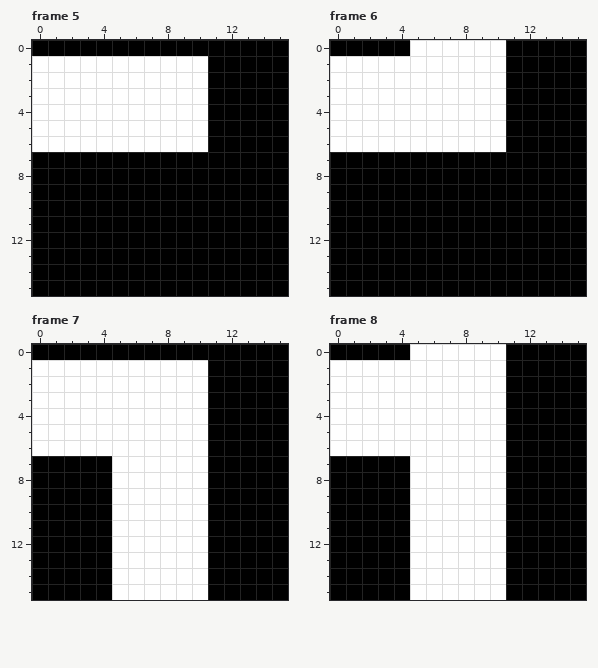
File history of a pixel-art file, .project/art/walls.aseprite. Above is the file before it was changed.
16x16 pixels, 16 frames. Shown: frame 5, frame 6, frame 7, frame 8. The commit also changed other frames, which this record leaves out.
And afterwards:
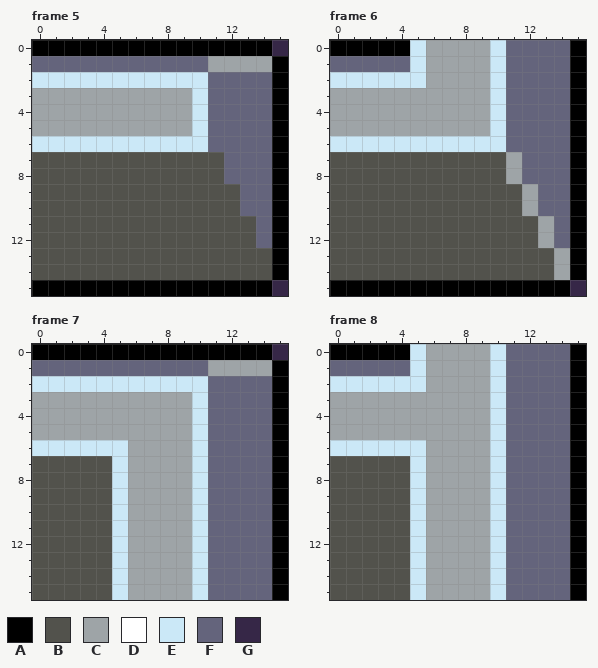
Palette (. is transparent): A #000000  B #52524c  C #9ea4a7  D #ffffff  E #cbe8f7  F #64647c  G #362747
Edits made:
Changed rows in their new state; - is an unchanged pixel.
Frame 5:
first column x 0:
 0 ---------------G
 1 FFFFFFFFFFFCCCC-
 2 EEEEEEEEEEEFFFF-
 3 CCCCCCCCCCEFFFF-
 4 CCCCCCCCCCEFFFF-
 5 CCCCCCCCCCEFFFF-
 6 EEEEEEEEEEEFFFF-
 7 BBBBBBBBBBBBFFF-
 8 BBBBBBBBBBBBFFF-
 9 BBBBBBBBBBBBBFF-
10 BBBBBBBBBBBBBFF-
11 BBBBBBBBBBBBBBF-
12 BBBBBBBBBBBBBBF-
13 BBBBBBBBBBBBBBB-
14 BBBBBBBBBBBBBBB-
15 ---------------G
Frame 6:
first column x 0:
 0 -----ECCCCEFFFF-
 1 FFFFFECCCCEFFFF-
 2 EEEEEECCCCEFFFF-
 3 CCCCCCCCCCEFFFF-
 4 CCCCCCCCCCEFFFF-
 5 CCCCCCCCCCEFFFF-
 6 EEEEEEEEEEEFFFF-
 7 BBBBBBBBBBBCFFF-
 8 BBBBBBBBBBBCFFF-
 9 BBBBBBBBBBBBCFF-
10 BBBBBBBBBBBBCFF-
11 BBBBBBBBBBBBBCF-
12 BBBBBBBBBBBBBCF-
13 BBBBBBBBBBBBBBC-
14 BBBBBBBBBBBBBBC-
15 ---------------G
Frame 7:
first column x 0:
 0 ---------------G
 1 FFFFFFFFFFFCCCC-
 2 EEEEEEEEEEEFFFF-
 3 CCCCCCCCCCEFFFF-
 4 CCCCCCCCCCEFFFF-
 5 CCCCCCCCCCEFFFF-
 6 EEEEEECCCCEFFFF-
 7 BBBBBECCCCEFFFF-
 8 BBBBBECCCCEFFFF-
 9 BBBBBECCCCEFFFF-
10 BBBBBECCCCEFFFF-
11 BBBBBECCCCEFFFF-
12 BBBBBECCCCEFFFF-
13 BBBBBECCCCEFFFF-
14 BBBBBECCCCEFFFF-
15 BBBBBECCCCEFFFF-
Frame 8:
first column x 0:
 0 -----ECCCCEFFFF
 1 FFFFFECCCCEFFFF
 2 EEEEEECCCCEFFFF
 3 CCCCCCCCCCEFFFF
 4 CCCCCCCCCCEFFFF
 5 CCCCCCCCCCEFFFF
 6 EEEEEECCCCEFFFF
 7 BBBBBECCCCEFFFF
 8 BBBBBECCCCEFFFF
 9 BBBBBECCCCEFFFF
10 BBBBBECCCCEFFFF
11 BBBBBECCCCEFFFF
12 BBBBBECCCCEFFFF
13 BBBBBECCCCEFFFF
14 BBBBBECCCCEFFFF
15 BBBBBECCCCEFFFF
Pixel boxes of the changes (left, top, right, bottom) in both pictures:
changed: (32, 40, 288, 296)
changed: (330, 40, 586, 296)
changed: (32, 344, 288, 600)
changed: (330, 344, 570, 600)
